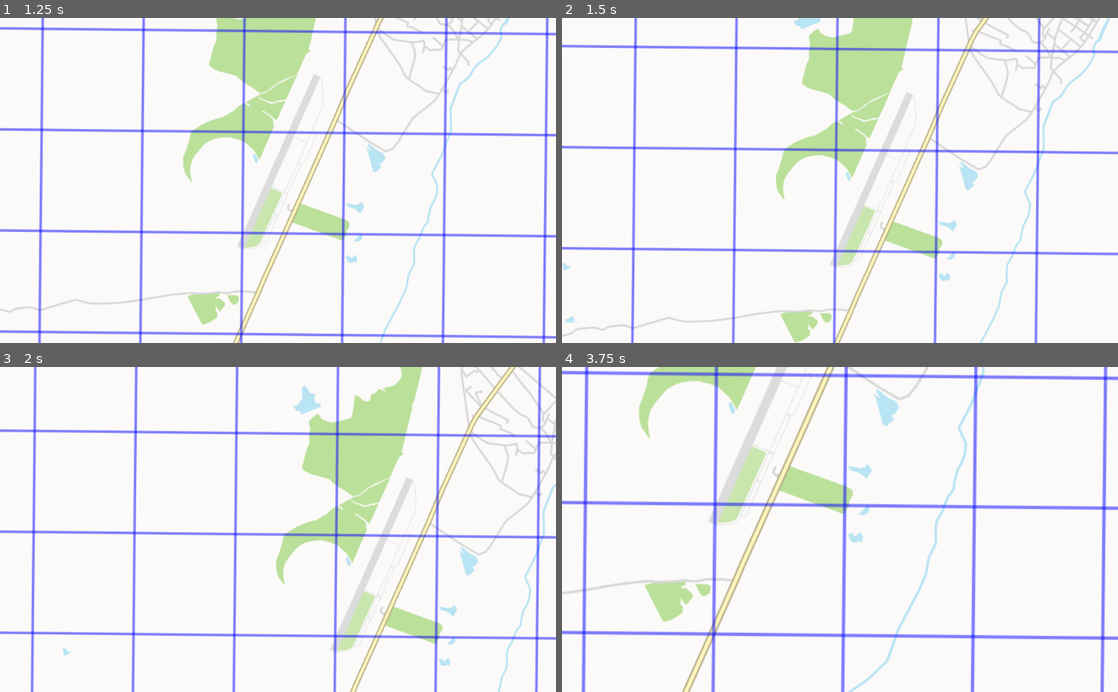
Above: before the commit, frames 1-4 (two rows, left to right).
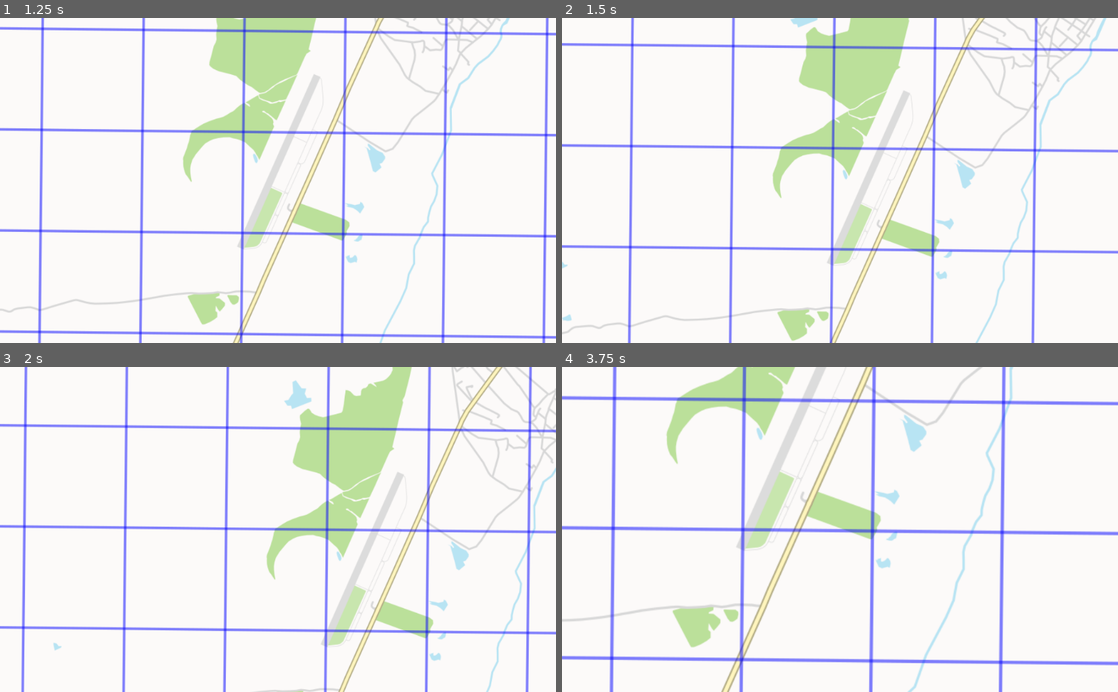
Above: after the commit, the same moments.

Repository: AeroTec-ATLAS/UAV-ART
Game: Godot game, scene res://Scenes/Navigation Display/Navigation Display.tscn
The game is run twice, just before and just after one commit, with the same random seed, the same clock (stepped at 60 frames per second) and the same inputs. The project has no main scene, so this scene is started directly.
Inputs (mouse positions are in pixels of both pictures, inside the frame that each line leads up to):
- Up to frame 1 (1.25 s): tap Enter (ui_accept) at 0.5, 0.77 s; move the mouse to (400, 164) at 0.52 s; hold Right (ui_right) from 0.53 s (still down); hold Mouse wheel up (zoom_in) from 0.53 s (still down); click (400, 164) at 0.67 s
- Up to frame 2 (1.5 s): release Right (ui_right) at 1.25 s; release Mouse wheel up (zoom_in) at 1.25 s; tap Enter (ui_accept) at 1.25 s; drag from (728, 196) to (812, 245) at 1.27 s
- Up to frame 3 (2 s): no input
- Up to frame 4 (3.75 s): tap Enter (ui_accept) at 2, 2.75, 3.5 s; move the mouse to (895, 458) at 2.02 s; hold Right (ui_right) 2.03-2.75 s; hold Mouse wheel up (zoom_in) 2.03-2.75 s; click (895, 458) at 2.17 s; drag from (812, 594) to (673, 480) at 2.77 s; move the mouse to (1006, 578) at 3.52 s; hold Left (ui_left) from 3.53 s (still down); hold Mouse wheel up (zoom_in) from 3.53 s (still down); click (1006, 578) at 3.67 s

Frame 1 is identical in both runs. In frame 2, 15% of the frame differs, in the area x 0-100%, y 0-100%; in frame 3, 22%; in frame 4, 26%.
Error in both runs: Invalid operands 'Nil' and 'int' in operator '*'. (res://Scripts/Altimetro/SpawnNewNumber.gd:19)

Commit message:
Minor changes

Diff:
--- a/ground_station/Groundstation_UI/Scripts/NAV Display Scripts/Camera.gd
+++ b/ground_station/Groundstation_UI/Scripts/NAV Display Scripts/Camera.gd
@@ -13,10 +13,9 @@
 
 # We store a reference to the scene's tween node.
 onready var tween: Tween = $Tween
-
-
-var _previousPosition: Vector2 = Vector2(0, 0);
-var _moveCamera: bool = false;
+var mouse_start_pos
+var screen_start_position
+var dragging = false
 
 func _set_zoom_level(value: float) -> void:
 	# We limit the value between `min_zoom` and `max_zoom`
@@ -35,7 +34,7 @@
 	)
 	tween.start()
 
-func _unhandled_input(event: InputEvent):
+func _unhandled_input(event):
 	if event.is_action_pressed("zoom_in"):
 		# Inside a given class, we need to either write `self._zoom_level = ...` or explicitly
 		# call the setter function to use it.
@@ -43,14 +42,13 @@
 	if event.is_action_pressed("zoom_out"):
 		_set_zoom_level(_zoom_level + zoom_factor)
 
-	if event is InputEventMouseButton && event.button_index == BUTTON_LEFT:
-		get_tree().set_input_as_handled()
+func _input(event):
+	if event is InputEventMouseButton:
 		if event.is_pressed():
-			_previousPosition = event.position
-			_moveCamera = true
+			mouse_start_pos = event.position
+			screen_start_position = position
+			dragging = true
 		else:
-			_moveCamera = false
-	elif event is InputEventMouseMotion && _moveCamera:
-		get_tree().set_input_as_handled()
-		position += (_previousPosition - event.position)
-		_previousPosition = event.position
+			dragging = false
+	elif event is InputEventMouseMotion and dragging:
+		position = zoom * (mouse_start_pos - event.position) + screen_start_position
